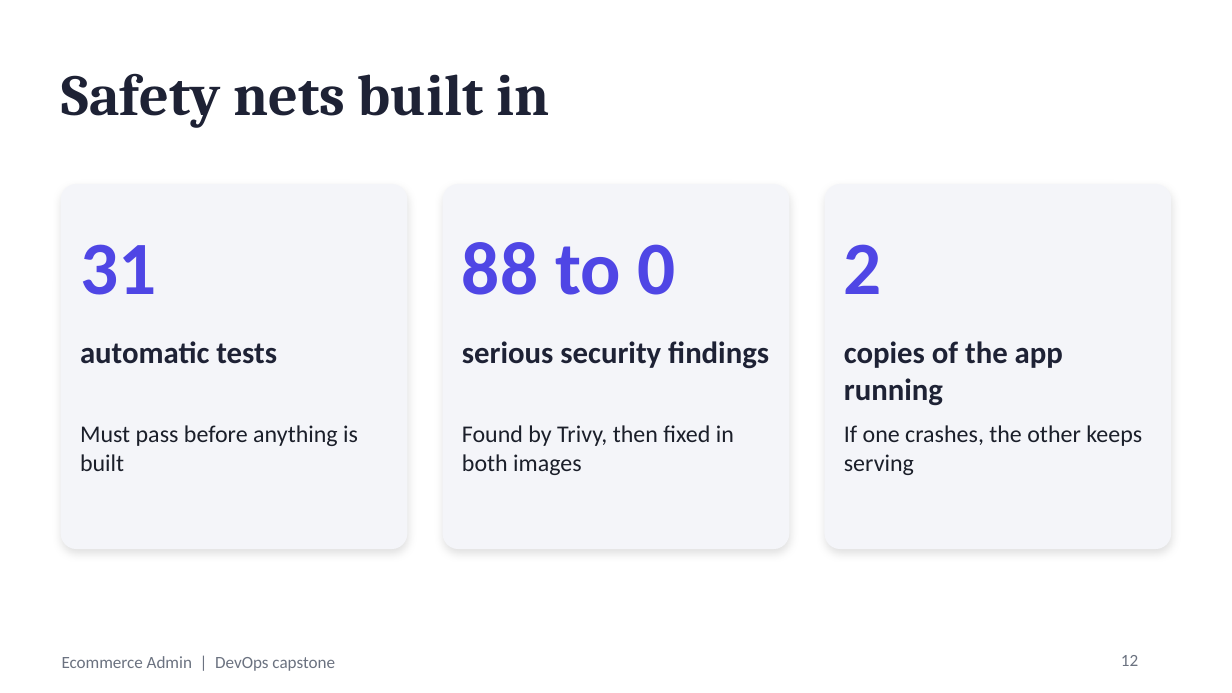
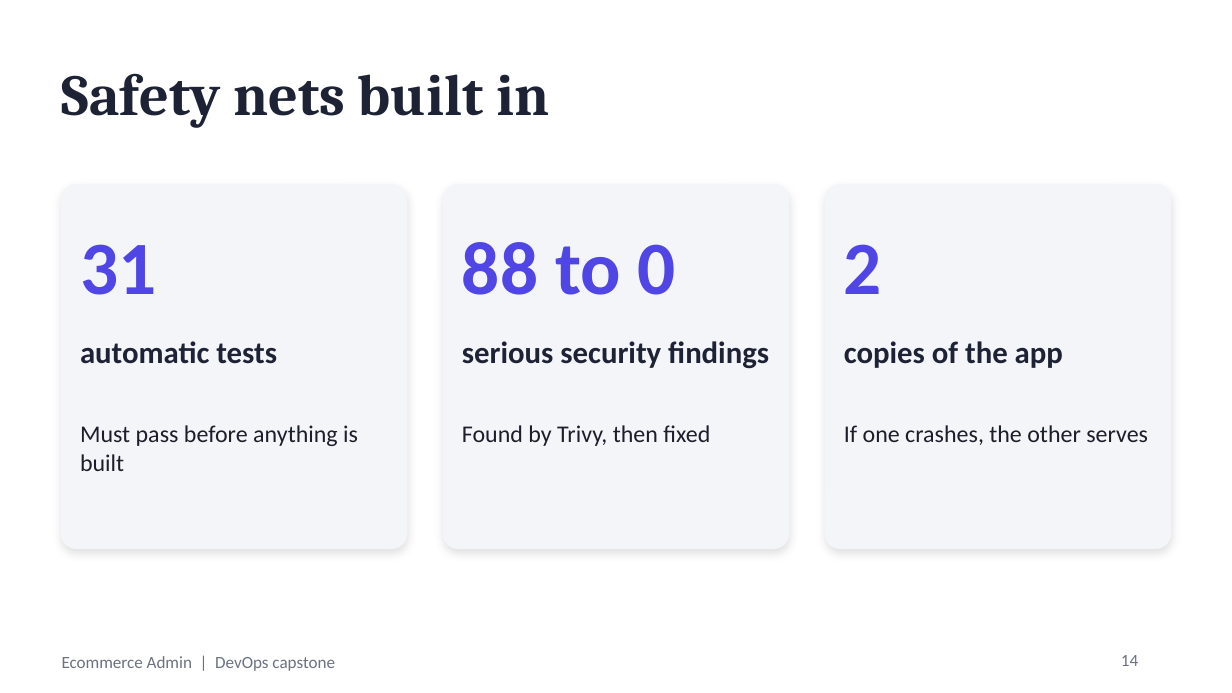
Before and after one commit to CRIMSONHydra/Devops-capstone, a slide deck: slide 14 of Ecommerce-Admin-DevOps-Capstone.pptx (slide 12 before the commit). Drawn at 1232x693 pixels with LibreOffice and Linux fonts; fonts in the diff are those of the drawing. Boxes give left, top, right and bottom in pixels: in the first picture for what was removed or moved away, otherwise in the second. Text is boxed around its words. In the diff, an @@ line names an element or a change of style, - is before the commit and + after.

```diff
--- a/Ecommerce-Admin-DevOps-Capstone.pptx
+++ b/Ecommerce-Admin-DevOps-Capstone.pptx
@@ text at box(844, 341, 1063, 368): text changed @@
-copies of the app running
+copies of the app
@@ text at box(462, 425, 710, 446): text changed @@
-Found by Trivy, then fixed in both images
+Found by Trivy, then fixed
@@ text at box(844, 425, 1148, 445): text changed @@
-If one crashes, the other keeps serving
+If one crashes, the other serves
@@ page number at box(1121, 655, 1138, 666): text changed @@
-12
+14
```
Also in this commit, not shown: 11 other slides changed, 2 slides added, 3 other files.
